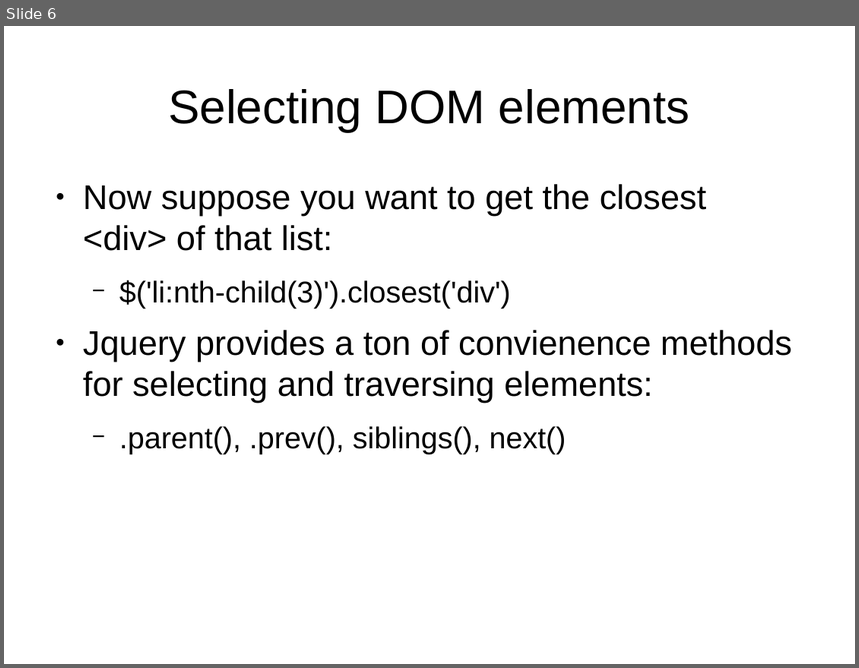
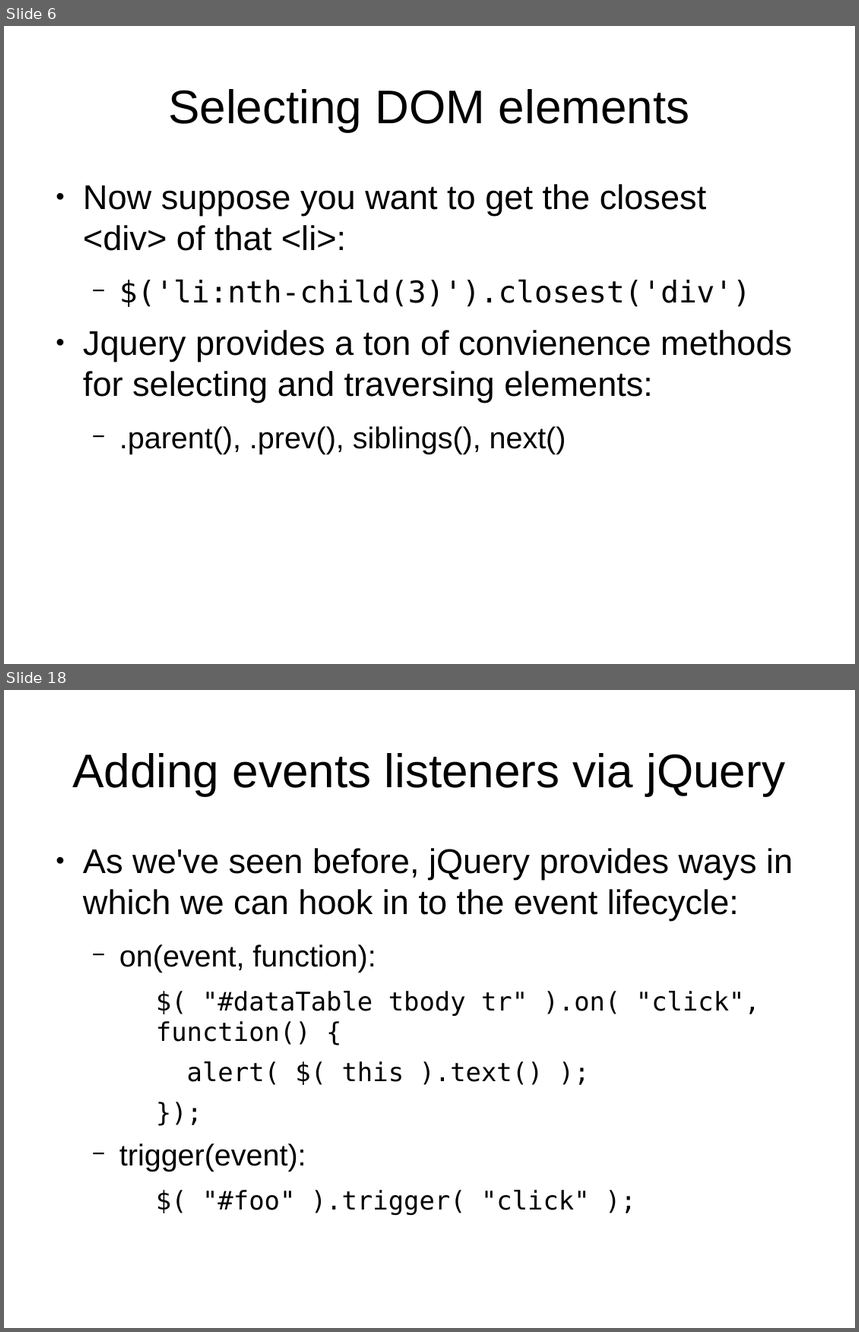
Before and after one commit to tomafc330/presentations, a slide deck: jquery/presentation.odp. Shown one above the other, each under a label of ours: slide 6 before the commit, slides 6 and 18 after it; the slides between them are not shown. The pictures are 859x668 and 859x1332 pixels, drawn with LibreOffice and Linux fonts; fonts in the diff are those of the drawing. Boxes give left, top, right and bottom in pixels: in the first picture for what was removed or moved away, otherwise in the second. Text is boxed around its words. In the diff, an @@ line names an element or a change of style, - is before the commit and + after.

```diff
--- a/jquery/presentation.odp
+++ b/jquery/presentation.odp
@@ slide 18 added at (4,690,855,1328), background #FFFFFF @@
@@ title added at (72,753,785,796), 44 pt, text #000000 @@
+Adding events listeners via jQuery
@@ text added at (83,848,793,1215), 24 pt, text #000000 @@
+● As we've seen before, jQuery provides ways in which we can hook in to the event lifecycle:
+  − on(event, function):
+    $( "#dataTable tbody tr" ).on( "click", function() {
+    alert( $( this ).text() );
+    });
+  − trigger(event):
+    $( "#foo" ).trigger( "click" );
@@ slide 6 changed as well @@
@@ text at (83,184,706,251): text changed @@
-● Now suppose you want to get the closest <div> of that list:
+● Now suppose you want to get the closest <div> of that <li>:
@@ text at (120,279,751,307): font Arial to DejaVu Sans Mono in "$('li:nth-child(3)').closest('div')" @@
```
Also in this commit, not shown: 4 other slides changed, 14 other slides added, 10 other files.
